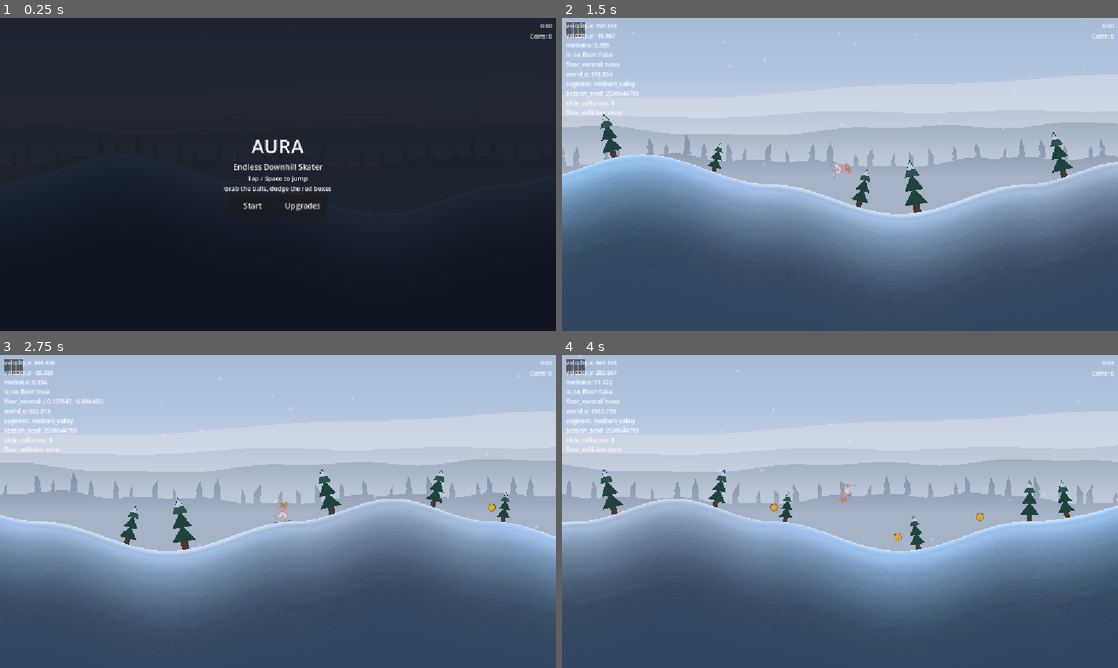
Above: before the commit, frames 1-4 (two rows, left to right).
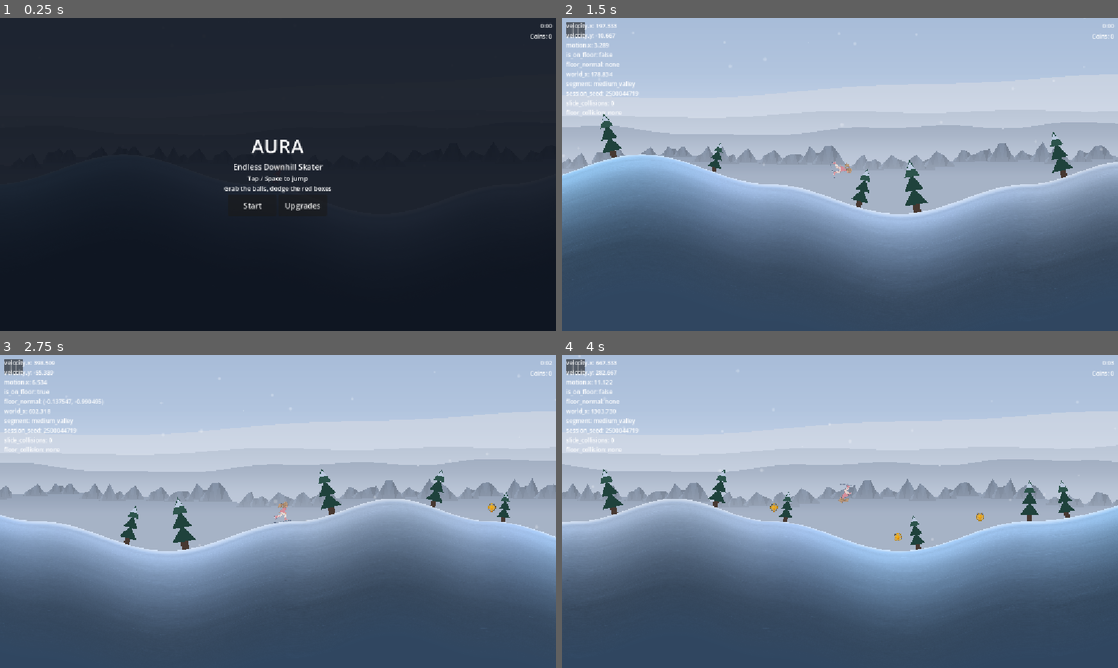
Above: after the commit, the same moments.

Repository: Kiernan-Hub/Aurora
Game: Godot game, scene res://scenes/main.tscn
Two runs of this game, one before a commit and one after it. Both use one fixed random seed, a clock stepped at 60 frames per second and the inputs below.
Inputs (mouse positions are in pixels of both pictures, inside the frame that each line leads up to):
- Up to frame 1 (0.25 s): no input
- Up to frame 2 (1.5 s): click "Start" at 0.5 s; tap Enter (ui_accept) at 1.25 s; move the mouse to (962, 158) at 1.27 s; hold Up (ui_up) from 1.28 s (still down); tap M at 1.35 s; click (962, 158) at 1.42 s
- Up to frame 3 (2.75 s): tap Enter (ui_accept) at 1.52, 1.82 s; release Up (ui_up) at 2 s; drag from (166, 527) to (250, 574) at 2.02 s
- Up to frame 4 (4 s): move the mouse to (895, 442) at 2.77 s; hold Up (ui_up) 2.78-3.5 s; tap M at 2.85 s; drag from (812, 574) to (1023, 536) at 3.52 s

The runs differ from the first frame. In frame 2, 1.8% of the frame differs, in the area x 0-99%, y 37-49%; in frame 3, 1.9%; in frame 4, 2.0%, in the area x 0-100%, y 38-49%.

Commit message:
Background: build the near ice as faceted masses, not flat slivers
Replaces the single-polygon shard with an ice mass: an opaque silhouette
plus five large flat facets carrying per-vertex values.

Two rounds of generated ice art failed on four things, and each is now a
constant instead of a plea in a prompt:

  * values crept dark and read as grey rock (measured: 7.5% of the form
    below 0.45 luminance, against a reference that bottoms out near 0.75)
    -> MASS_VALUE_FLOOR 0.74, and a high-key facet set. These get
    multiplied by the palette colour and again by the haze band, and the
    near layer's colour is ~0.45 red, so anything mid-grey here lands
    near black on screen.
  * facets came back ~5px wide and mushed into noise -> MASS_TOP_POINTS
    fixes the count at five facets per form.
  * silhouettes came back symmetrical -> each skyline vertex takes its
    own hash draw.
  * every form was an isolated object, where the reference is one
    continuous drift -> MASS_WIDTH_RATIO 1.6 makes a mass wider than the
    52px spacing, so neighbours overlap and interlock. The sin() taper
    pulls both ends to zero so they meet at the feet.

Facets are opaque by construction and the silhouette is drawn first and
never faceted: SkyBackdrop is layer -200 behind ParallaxBackground's
-100, and the sun hides behind this layer only because these polygons
are solid. Noted in the code so it survives a later edit.

Per-vertex colours rather than a flat `color`, which Polygon2D ignores
once vertex_colors is set (visuals.md trap 9) -- same technique as
terrain_generator.build_fill_vertex_colors().

Hash strides unified: jitter, height and every skyline vertex now come
out of one MASS_HASH_STRIDE block per mass. Two different strides on the
same index space would have correlated mass N's skyline with mass N+k's
jitter and put a visible repeat in the field.

Gates: shipping_values_check, biome_schedule_check, terrain_invariant
all PASS. project.godot clean. The three windowed visual gates still
need a run.

Co-Authored-By: Claude Opus 5 <noreply@anthropic.com>

Diff:
--- a/scripts/systems/background_generator.gd
+++ b/scripts/systems/background_generator.gd
@@ -108,6 +108,42 @@
 # samples across the shortest octave above, which is what keeps peaks rounded rather than
 # faceted. These are static nodes built once per segment, so the cost is one-off.
 const RIDGE_SAMPLE_COUNT: int = 64
+# --- Ice masses (shape_kind = Shards) ------------------------------------------------------
+# Width as a multiple of height. Above 1.0 a mass is wider than it is tall, and once that
+# width exceeds shard_spacing neighbouring masses OVERLAP -- which is the point. The
+# reference look is a continuous drift of ice running off both edges of the screen, not a
+# row of separate mountains, and overlap is what turns one into the other. At the shipped
+# 52px spacing and 26-58px heights this is already true for every mass above ~33px.
+const MASS_WIDTH_RATIO: float = 1.6
+# Vertices along one mass's skyline; MASS_TOP_POINTS - 1 is therefore the facet count. Six
+# points = five facets per form, each a large fraction of the width. Raising this is how
+# the background goes back to reading as noise -- generated art that came in at ~5px facets
+# is exactly what this number exists to prevent.
+const MASS_TOP_POINTS: int = 6
+# Floor for a skyline vertex as a fraction of the mass height, before the taper. Keeps a
+# mass from collapsing to a flat lump when every hash draw lands low.
+const MASS_MIN_PEAK: float = 0.34
+# Hash slots consumed per mass: slot 0 is jitter, slot 1 is height, then one per skyline
+# vertex. Must stay >= MASS_TOP_POINTS + 2. Everything about a mass is drawn from this one
+# block, so no two properties can share a draw and correlate -- if the stride were smaller
+# than the block a mass consumes, mass N's skyline would collide with mass N+k's jitter and
+# the field would develop a visible repeat.
+const MASS_HASH_STRIDE: int = 8
+const MASS_HASH_SLOT_JITTER: int = 0
+const MASS_HASH_SLOT_HEIGHT: int = 1
+const MASS_HASH_SLOT_SKYLINE: int = 2
+# How far below its root point a mass's base edge is buried, so the flat bottom never shows
+# against the layer fill it sits on.
+const MASS_ROOT_SINK: float = 4.0
+# The high-key value set. NOTHING here may go below MASS_VALUE_FLOOR -- the full reasoning
+# is in build_ice_mass, but briefly: these are multiplied by the palette colour and then by
+# the haze band, so a value that looks merely "mid grey" here arrives near black on screen
+# and the ice reads as rock. Measured against the reference, which bottoms out around 0.75.
+const MASS_VALUE_FLOOR: float = 0.74
+const MASS_SILHOUETTE_VALUE: float = 0.88
+const MASS_FACET_VALUES: Array[float] = [1.0, 0.86, 0.95, 0.80, 0.91]
+# How much darker a facet's base vertex is than its two top vertices.
+const MASS_FACET_FALLOFF: float = 0.06
 # How far past the bottom of the screen the silhouette fill extends. Only needs to
 # survive the camera's vertical excursion, since terrain draws in front and covers the
 # rest; generous because that excursion is unbounded during a glide.
@@ -315,68 +351,118 @@
 # position within a segment -- that is what keeps a shard at the same x with the same
 # height no matter which segment happens to contain it.
 #
-# Three hash slots per shard, hence the stride of 3: jitter, height, and shape (lean plus
-# mirror). The third was reserved by the original stride and is now used.
+# MASS_HASH_STRIDE slots per mass -- see the constant for the slot map and why one stride
+# has to cover every property a mass draws.
 func build_shards(segment: Node2D, segment_origin_x: float) -> void:
 	var first_shard_index: int = int(floor(segment_origin_x / shard_spacing))
 	var last_shard_index: int = int(floor((segment_origin_x + segment_width) / shard_spacing))
 	for shard_index: int in range(first_shard_index, last_shard_index + 1):
-		# Jitter keeps the grid from reading as a grid. Bounded to under half the
-		# spacing, so shards cannot reorder or stack.
-		var jitter: float = (get_hash_unit_float(shard_index * 3) - 0.5) * shard_spacing * 0.7
+		# Jitter keeps the grid from reading as a grid. Bounded to under half the spacing,
+		# so masses cannot reorder -- they overlap by width (MASS_WIDTH_RATIO), which is
+		# controlled, rather than by wandering off their own slot, which would not be.
+		var hash_base: int = shard_index * MASS_HASH_STRIDE
+		var jitter: float = (get_hash_unit_float(hash_base + MASS_HASH_SLOT_JITTER) - 0.5) * shard_spacing * 0.7
 		var shard_x: float = (float(shard_index) * shard_spacing) + jitter
 		if shard_x < segment_origin_x or shard_x >= segment_origin_x + segment_width:
 			continue
 
-		var shard_height: float = shard_height_min + (get_hash_unit_float((shard_index * 3) + 1) * (shard_height_max - shard_height_min))
-		var shard: Polygon2D = Polygon2D.new()
-		shard.name = "Shard%d" % shard_index
-		# Rooted ON the ridge line, so the shard field reads as broken ice pushing out of
-		# the hill rather than floating in front of it.
-		shard.position = Vector2(shard_x - segment_origin_x, base_y - get_ridge_height(shard_x))
-		shard.polygon = build_shard_polygon(shard_height, get_hash_unit_float((shard_index * 3) + 2))
-		# White for the same reason as the ridge: ridges_root.modulate tints it.
-		shard.color = Color.WHITE
-		segment.add_child(shard)
-
-
-# A leaning ice shard, drawn from the apex clockwise: narrow base, apex pushed off centre,
-# and one shoulder break per side at DIFFERENT heights so no two edges mirror each other.
-# That asymmetry is the whole point -- a symmetrical spire still reads as a conifer.
-#
-# Deliberately only six vertices, and every facet a large fraction of the height. These are
-# 26-52px tall on screen: finer notching would land at 2-3px and read as noise, not ice.
-# The same rule the far layers follow -- fewer, larger facets the smaller the element.
-#
-# shape_unit is one hash draw in [0, 1) carrying both the lean and the mirror, so a shard's
-# silhouette is a pure function of its index like its height and jitter already were.
-func build_shard_polygon(shard_height: float, shape_unit: float) -> PackedVector2Array:
-	# Narrower than the conifer it replaced (0.21): ice spires read tall and thin.
-	var half_width: float = shard_height * 0.19
-	# Mirror off the top bit of the hash, lean off the rest, so the two are independent.
-	var mirror: float = 1.0 if shape_unit < 0.5 else -1.0
-	var lean_unit: float = fmod(shape_unit * 2.0, 1.0)
-	# Up to slightly past the base corner, which is what makes a shard look toppled rather
-	# than merely tilted. Bounded: beyond ~1.2 the apex edge would cross the base edge and
-	# the polygon stops being simple, which Polygon2D triangulates into garbage.
-	var apex_x: float = ((lean_unit * 2.2) - 1.1) * half_width
-
-	var points: PackedVector2Array = PackedVector2Array([
-		Vector2(apex_x, -shard_height),
-		# Right side: lower shoulder, then a shallow concave notch under it.
-		Vector2(half_width * 0.95, -shard_height * 0.42),
-		Vector2(half_width * 0.62, -shard_height * 0.30),
-		Vector2(half_width, 0.0),
-		Vector2(-half_width, 0.0),
-		# Left side: a single break, set higher than the right shoulder.
-		Vector2(-half_width * 0.70, -shard_height * 0.58),
-	])
-
-	if mirror < 0.0:
-		for point_index: int in range(points.size()):
-			points[point_index] = Vector2(-points[point_index].x, points[point_index].y)
-
-	return points
+		var shard_height: float = shard_height_min + (get_hash_unit_float(hash_base + MASS_HASH_SLOT_HEIGHT) * (shard_height_max - shard_height_min))
+		var mass: Node2D = build_ice_mass(shard_height, shard_index)
+		mass.name = "Shard%d" % shard_index
+		# Rooted ON the ridge line, so the mass reads as broken ice pushing out of the hill
+		# rather than floating in front of it. Sunk by MASS_ROOT_SINK so the flat base edge
+		# is buried under the layer's own fill and can never show a seam against it -- the
+		# "the ice doesn't even touch" read that the first shard cut produced.
+		mass.position = Vector2(shard_x - segment_origin_x, base_y - get_ridge_height(shard_x) + MASS_ROOT_SINK)
+		segment.add_child(mass)
+
+
+# ONE ice mass: an opaque silhouette with large flat facets laid over it.
+#
+# WHY THIS IS BUILT FROM POLYGONS AND NOT A SPRITE. Two rounds of generated ice art failed
+# on exactly the four things this function fixes with a constant apiece -- the value range
+# crept dark and read as grey rock, facets came out ~5px and mushed into noise, silhouettes
+# came out symmetrical, and every form was an isolated object rather than part of a mass.
+# Facet count, value range and silhouette are parameters here, and the overlap falls out of
+# the scatter spacing for free. See the handoff notes for the two rejected art rounds.
+#
+# THE FACETS MUST STAY OPAQUE. The sun and moon live on SkyBackdrop at layer -200, behind
+# ParallaxBackground's -100, and they hide behind this layer purely because these polygons
+# are solid. Give a facet alpha and the sun shines through the mountain.
+#
+# Values are deliberately HIGH-KEY -- nothing below MASS_VALUE_FLOOR. Distant ice is nearly
+# flat in value; strong form shadows read as stone. These are also multiplied twice more
+# before they reach the screen (by ridges_root.modulate, then by the haze band over them),
+# and the near layer's palette colour is around 0.45 red, so a facet drawn at 0.45 here
+# lands near 0.2 on screen. Darkening this is how the background stops looking like ice.
+func build_ice_mass(mass_height: float, mass_index: int) -> Node2D:
+	var mass: Node2D = Node2D.new()
+	var half_width: float = mass_height * MASS_WIDTH_RATIO * 0.5
+
+	# The skyline of this one mass: MASS_TOP_POINTS vertices, each height hashed
+	# independently so the outline is irregular rather than a tidy pyramid. sin() taper
+	# pulls both ends to zero, so neighbouring masses interlock at their feet instead of
+	# butting together as a row of separate objects.
+	var top: PackedVector2Array = PackedVector2Array()
+	for point_index: int in range(MASS_TOP_POINTS):
+		var across: float = float(point_index) / float(MASS_TOP_POINTS - 1)
+		var taper: float = sin(across * PI)
+		var height_unit: float = get_hash_unit_float((mass_index * MASS_HASH_STRIDE) + MASS_HASH_SLOT_SKYLINE + point_index)
+		var point_height: float = mass_height * lerpf(MASS_MIN_PEAK, 1.0, height_unit) * taper
+		top.append(Vector2(lerpf(-half_width, half_width, across), -point_height))
+
+	# The silhouette, closed across the bottom. Drawn first and never faceted, so however
+	# the facets above land there is always solid geometry occluding the sky behind it.
+	var outline: PackedVector2Array = PackedVector2Array()
+	outline.append(Vector2(-half_width, MASS_ROOT_SINK))
+	outline.append_array(top)
+	outline.append(Vector2(half_width, MASS_ROOT_SINK))
+
+	var silhouette: Polygon2D = Polygon2D.new()
+	silhouette.name = "Silhouette"
+	silhouette.polygon = outline
+	silhouette.vertex_colors = build_flat_vertex_colors(outline.size(), MASS_SILHOUETTE_VALUE)
+	mass.add_child(silhouette)
+
+	# One facet per span of the skyline, each dropped to the base to make a big triangle.
+	# MASS_TOP_POINTS is 6, so that is five facets across a form -- large by construction,
+	# which is the whole point. The value alternates so adjacent facets always read as two
+	# different planes of the same solid rather than as flat colour.
+	for facet_index: int in range(MASS_TOP_POINTS - 1):
+		var left_point: Vector2 = top[facet_index]
+		var right_point: Vector2 = top[facet_index + 1]
+		var facet: Polygon2D = Polygon2D.new()
+		facet.name = "Facet%d" % facet_index
+		facet.polygon = PackedVector2Array([
+			left_point,
+			right_point,
+			Vector2((left_point.x + right_point.x) * 0.5, MASS_ROOT_SINK),
+		])
+		# Per-vertex, not flat: the two top vertices sit one step lighter than the base
+		# vertex, so each facet carries a shallow vertical falloff. Same technique as
+		# terrain_generator.build_fill_vertex_colors(), and the reason a flat `color` would
+		# be ignored here anyway (visuals.md, trap 9).
+		var facet_value: float = MASS_FACET_VALUES[facet_index % MASS_FACET_VALUES.size()]
+		facet.vertex_colors = PackedColorArray([
+			make_mass_color(facet_value),
+			make_mass_color(facet_value),
+			make_mass_color(maxf(facet_value - MASS_FACET_FALLOFF, MASS_VALUE_FLOOR)),
+		])
+		mass.add_child(facet)
+
+	return mass
+
+
+# Opaque by construction -- see the occlusion note in build_ice_mass.
+func make_mass_color(value: float) -> Color:
+	return Color(value, value, value, 1.0)
+
+
+func build_flat_vertex_colors(vertex_count: int, value: float) -> PackedColorArray:
+	var colors: PackedColorArray = PackedColorArray()
+	for _vertex_index: int in range(vertex_count):
+		colors.append(make_mass_color(value))
+	return colors
 
 
 # Transparent at the top, full haze by the time it reaches the skyline, and holding that
